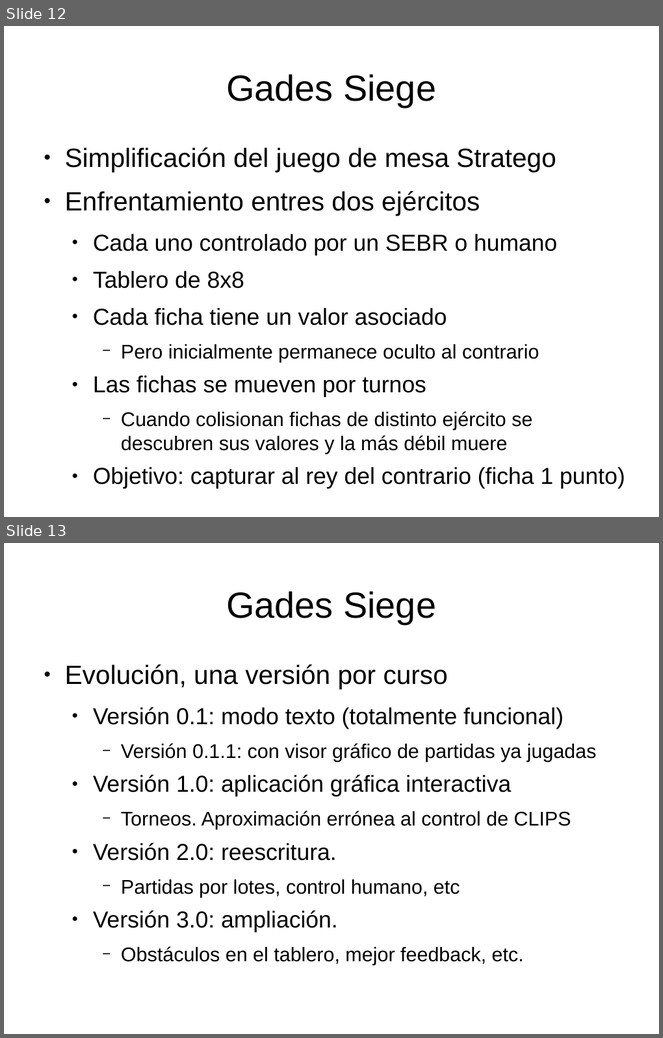
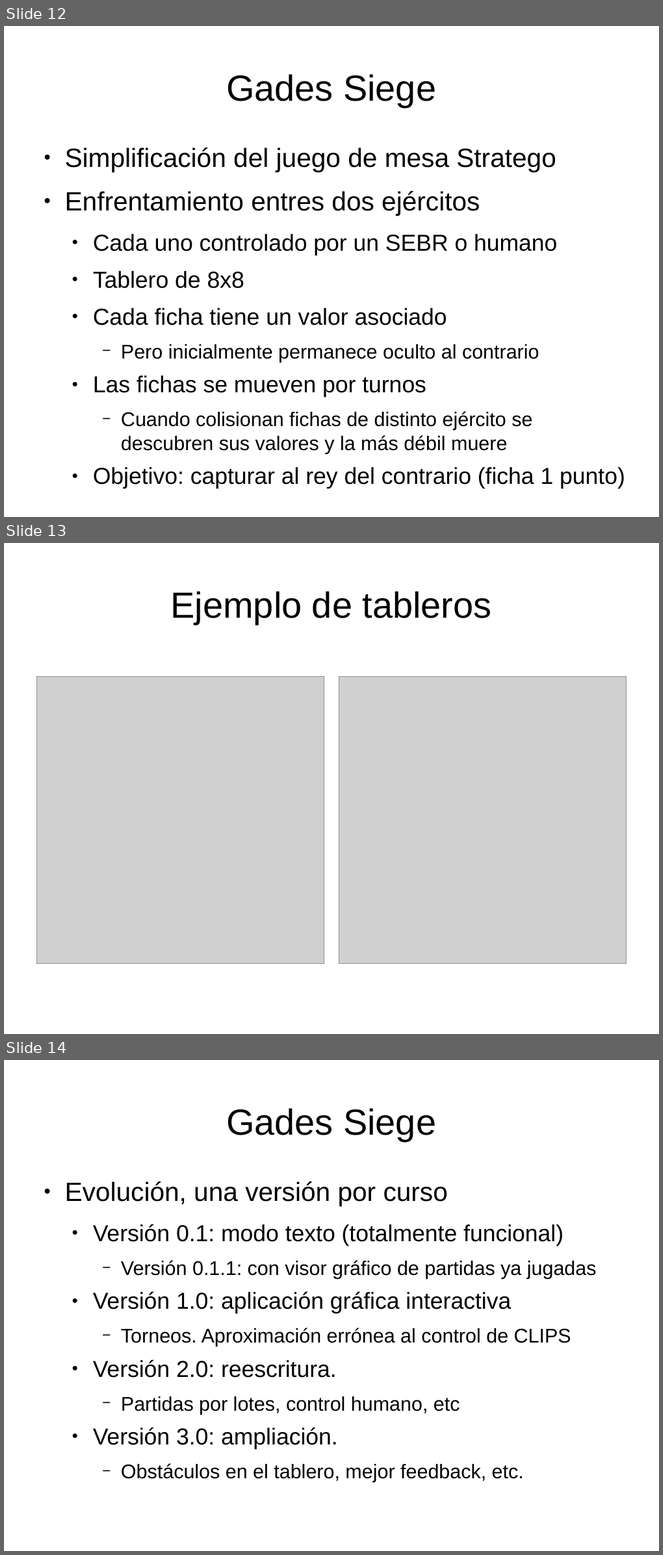
Before and after one commit to rompehielos013013013/gsiege, a slide deck: presentacion/expertoUCLM2014/SSEE-IA.odp. Shown one above the other, each under a label of ours: slides 12 and 13 before the commit, slides 12, 13 and 14 after it. The pictures are 663x1038 and 663x1555 pixels, drawn with LibreOffice and Linux fonts; fonts in the diff are those of the drawing; grey boxes stand for pictures. Boxes give left, top, right and bottom in pixels: in the first picture for what was removed or moved away, otherwise in the second. Text is boxed around its words. In the diff, an @@ line names an element or a change of style, - is before the commit and + after.

```diff
--- a/presentacion/expertoUCLM2014/SSEE-IA.odp
+++ b/presentacion/expertoUCLM2014/SSEE-IA.odp
@@ slide 13 added at (4, 543, 659, 1034), background #FFFFFF @@
@@ title added at (171, 591, 492, 624), 44 pt, text #000000 @@
+Ejemplo de tableros
@@ picture added at (36, 676, 324, 964) @@
@@ picture added at (339, 676, 627, 964) @@
@@ what was slide 13 is now slide 14 @@
```
Also in this commit, not shown: 4 slides changed, 1 other slide added, 1 slide removed.
